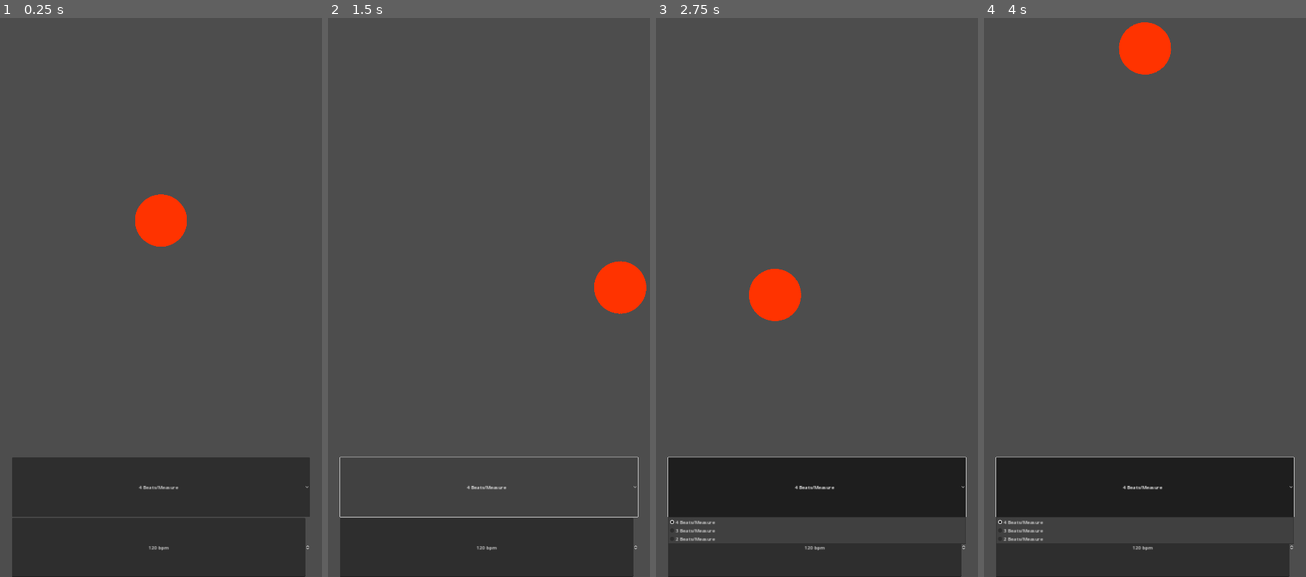
Above: before the commit, frames 1-4 (left to right).
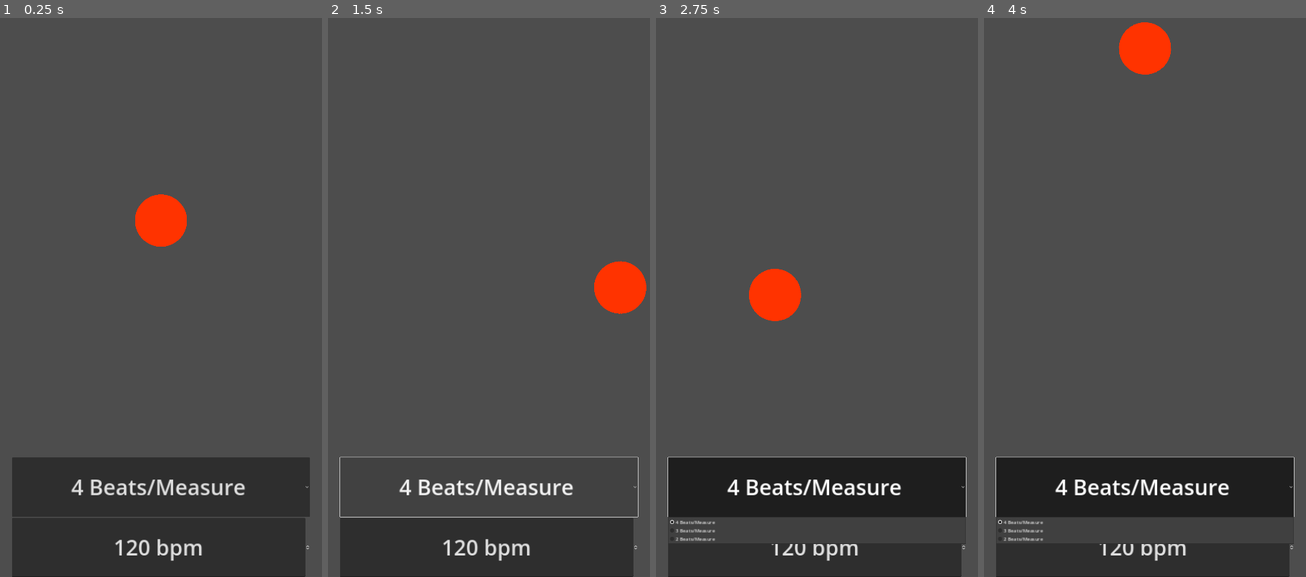
Above: after the commit, the same moments.

Repository: hackerkid27/virtual-conductor
Game: Godot game, scene res://scenes/Main.tscn
Same seed, same stepped clock (60 frames per second), same inputs: the game is played once before the commit and once after it.
Inputs:
- Up to frame 1 (0.25 s): no input
- Up to frame 2 (1.5 s): click "4 Beats/Measure" at 0.5 s; click "4 Beats/Measure" at 1.25 s
- Up to frame 3 (2.75 s): click "4 Beats/Measure" at 2 s
- Up to frame 4 (4 s): no input

The runs differ from the first frame. In frame 1, 1.1% of the frame differs, in the area x 22-77%, y 82-98%; in frame 2, 1.1%; in frame 3, 1.1%; in frame 4, 1.1%.

Commit message:
Increase font size

Diff:
--- a/themes/main_theme.tres
+++ b/themes/main_theme.tres
@@ -1,3 +1,5 @@
 [gd_resource type="Theme" format=3 uid="uid://t5aeb7b0f37a"]
 
 [resource]
+LineEdit/font_sizes/font_size = 72
+OptionButton/font_sizes/font_size = 72
